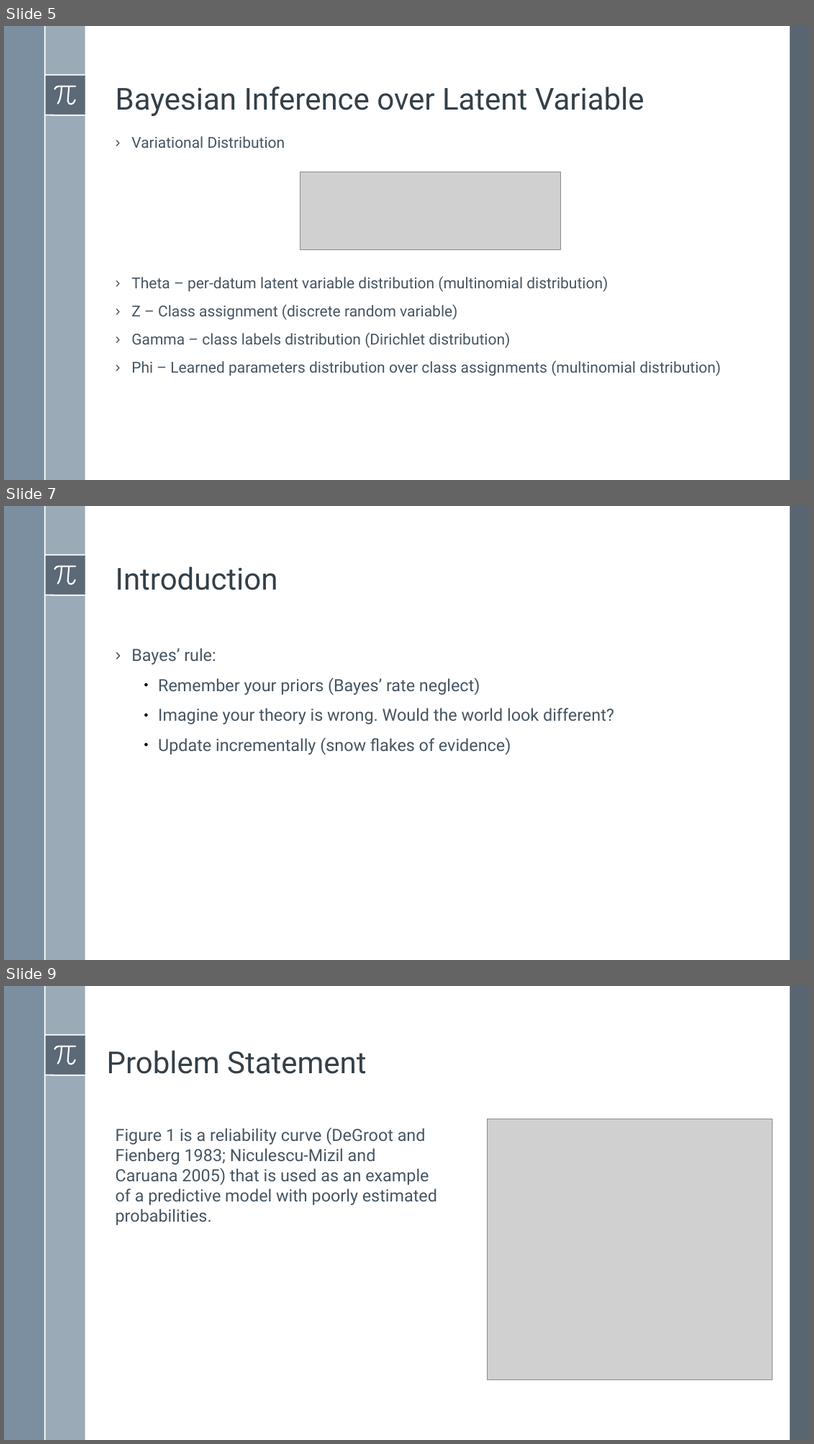
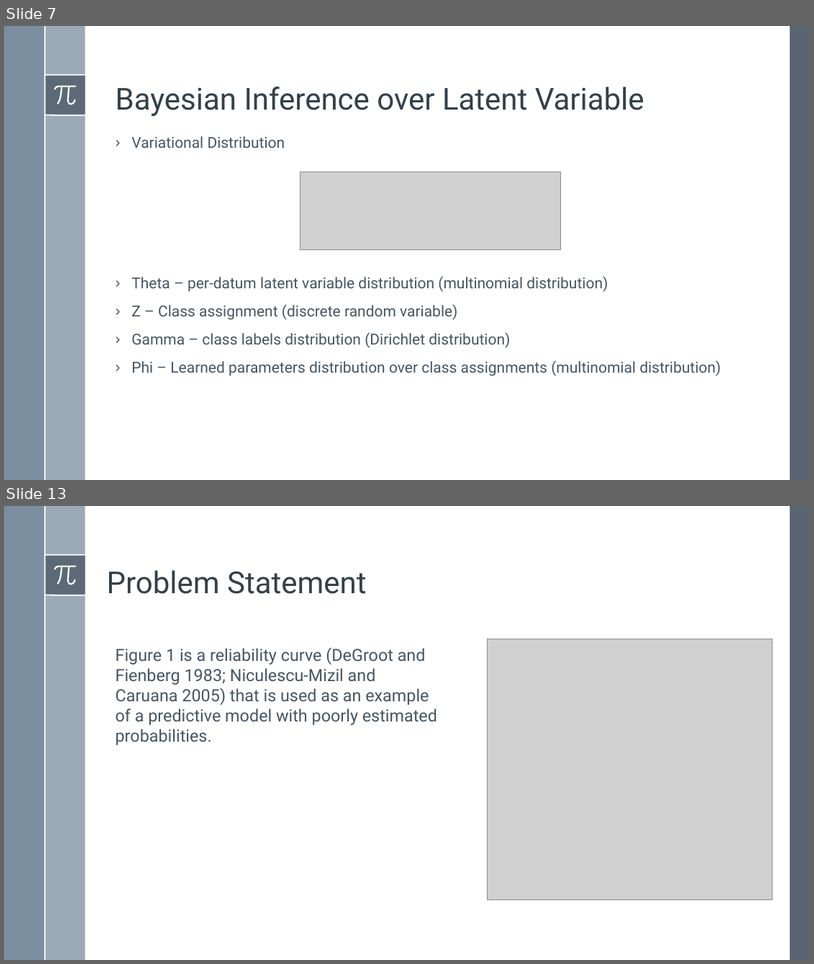
Before and after one commit to BardiaMojra/presentations, a slide deck: unified_probabilistic_deep_continual_learning_through_generative_replay_and_open_set_recognition/presentation.odp. Shown one above the other, each under a label of ours: slides 5, 7 and 9 before the commit, slides 7 and 13 after it; the slides between them are not shown. The pictures are 814x1444 and 814x964 pixels, drawn with LibreOffice and Linux fonts; fonts in the diff are those of the drawing; grey boxes stand for pictures; background and template pictures are left out. Boxes give left, top, right and bottom in pixels: in the first picture for what was removed or moved away, otherwise in the second. Text is boxed around its words. In the diff, an @@ line names an element or a change of style, - is before the commit and + after.

```diff
--- a/unified_probabilistic_deep_continual_learning_through_generative_replay_and_open_set_recognition/presentation.odp
+++ b/unified_probabilistic_deep_continual_learning_through_generative_replay_and_open_set_recognition/presentation.odp
@@ slide 7 removed at bbox=[4, 506, 810, 960], background #FFFFFF; not listed: 8 template elements that a slide beside it also shows @@
@@ text removed at bbox=[116, 566, 278, 590] @@
-Introduction
@@ text removed at bbox=[131, 648, 615, 754] @@
-› Bayes’ rule:
-    ● Remember your priors (Bayes’ rate neglect)
-    ● Imagine your theory is wrong. Would the world look different?
-    ● Update incrementally (snow flakes of evidence)
@@ what was slide 5 is now slide 7 @@
@@ what was slide 9 is now slide 13 @@
```
Also in this commit, not shown: 1 slide changed, 7 slides added, 2 other slides removed, 13 other files.
